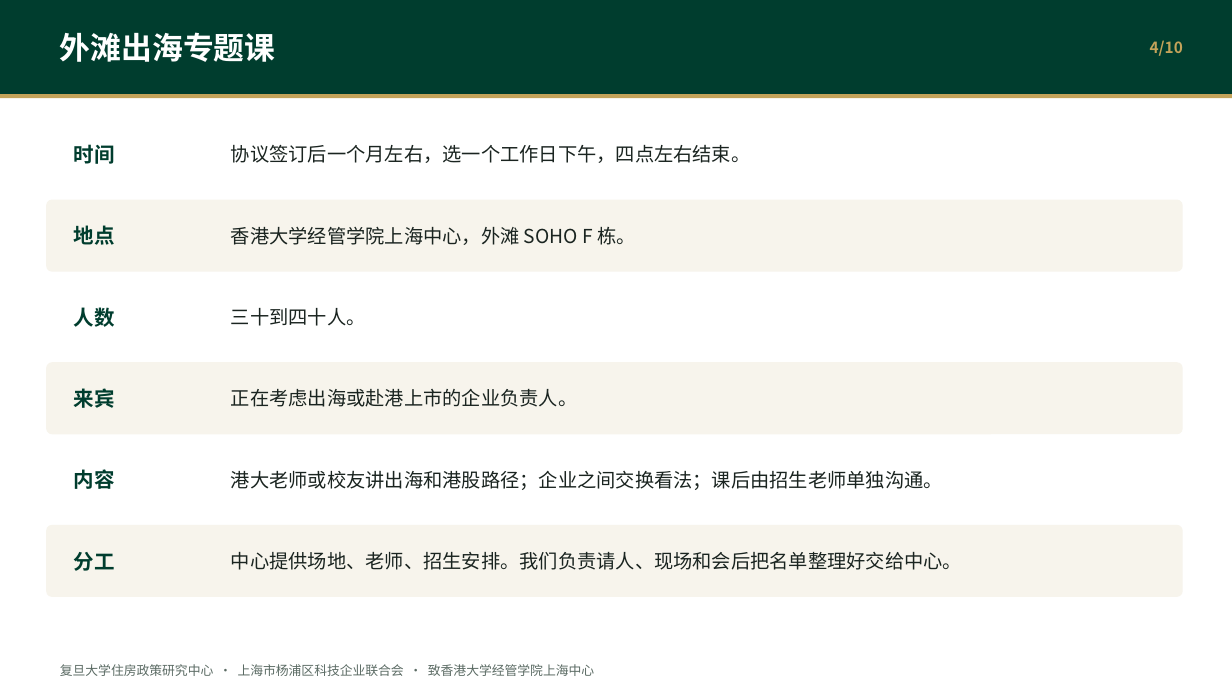
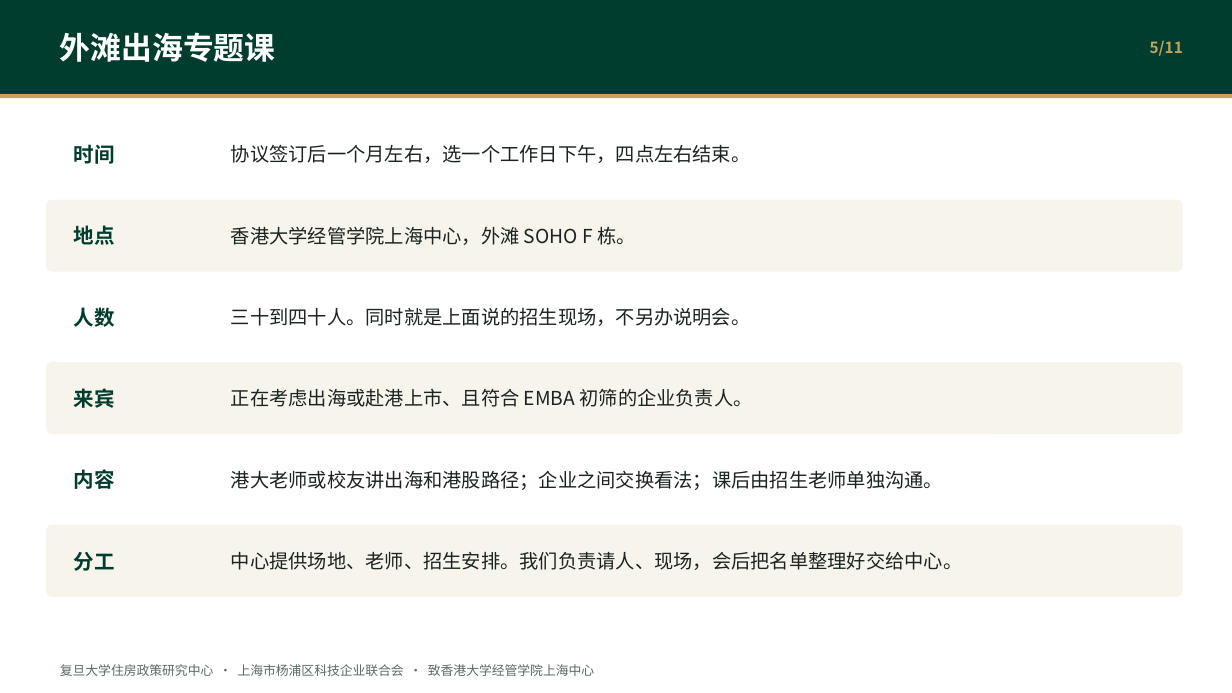
Before and after one commit to hujigang2010-maker/AIDEN, a slide deck: slide 5 of output/港大经管上海中心_联合合作汇报.pptx (slide 4 before the commit). Drawn at 1232x693 pixels with LibreOffice and Linux fonts; fonts in the diff are those of the drawing. Boxes give left, top, right and bottom in pixels: in the first picture for what was removed or moved away, otherwise in the second. Text is boxed around its words. In the diff, an @@ line names an element or a change of style, - is before the commit and + after.

```diff
--- a/output/港大经管上海中心_联合合作汇报.pptx
+++ b/output/港大经管上海中心_联合合作汇报.pptx
@@ text at box(1150, 40, 1183, 56): text changed @@
-4/10
+5/11
@@ text at box(231, 308, 751, 326): text changed @@
-三十到四十人。
+三十到四十人。同时就是上面说的招生现场，不另办说明会。
@@ text at box(231, 389, 753, 407): text changed @@
-正在考虑出海或赴港上市的企业负责人。
+正在考虑出海或赴港上市、且符合 EMBA 初筛的企业负责人。
@@ text at box(231, 552, 962, 570): text changed @@
-中心提供场地、老师、招生安排。我们负责请人、现场和会后把名单整理好交给中心。
+中心提供场地、老师、招生安排。我们负责请人、现场，会后把名单整理好交给中心。
```
Also in this commit, not shown: 9 other slides changed, 1 slide added, 6 other files.
